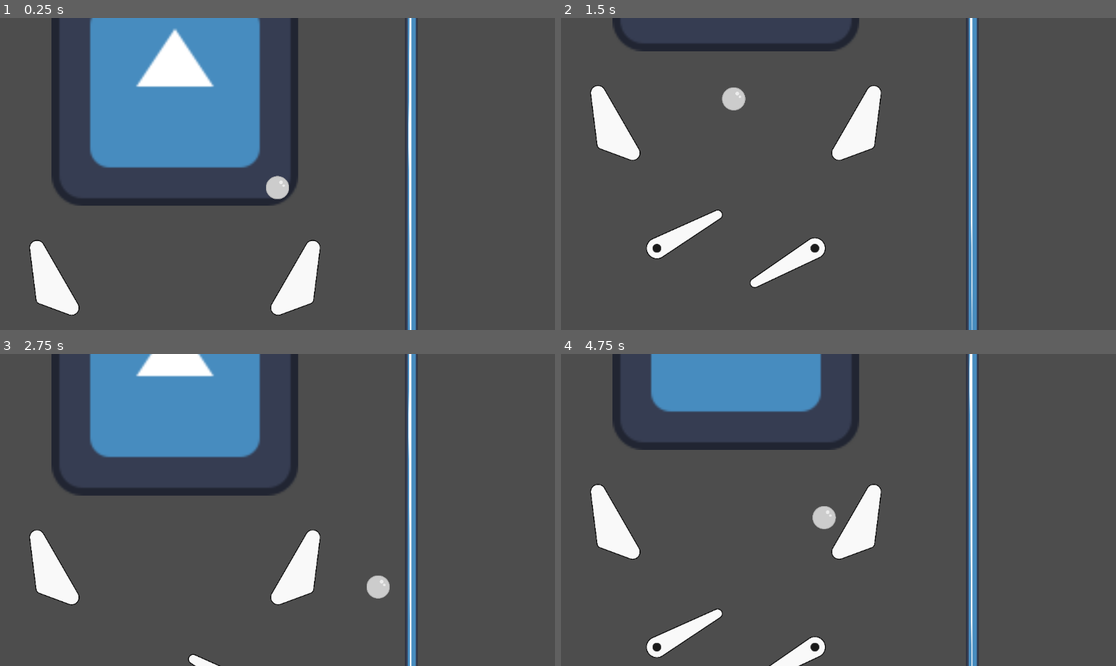
Above: before the commit, frames 1-4 (two rows, left to right).
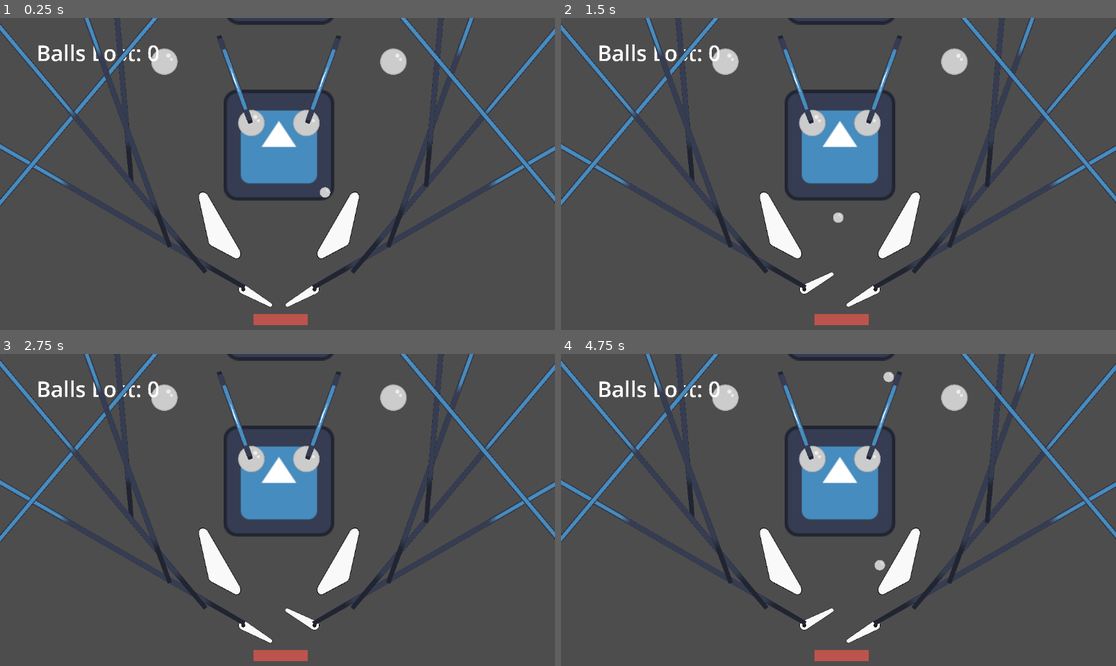
Above: after the commit, the same moments.

Repository: BradyMenswar/pinball-puzzle-game
Game: Godot game, scene res://Scenes/Main.tscn
The game is run twice, just before and just after one commit, with the same random seed, the same clock (stepped at 60 frames per second) and the same inputs. The engine's default icon, where the game draws it, is replaced by a stand-in: a white triangle on a blue panel in a dark square.
Inputs:
- Up to frame 1 (0.25 s): no input
- Up to frame 2 (1.5 s): hold D (paddle_right) 0.53-1.28 s; hold A (paddle_left) from 1.28 s (still down)
- Up to frame 3 (2.75 s): release A (paddle_left) at 2.03 s; hold D (paddle_right) from 2.03 s (still down)
- Up to frame 4 (4.75 s): release D (paddle_right) at 3.53 s; hold A (paddle_left) from 3.53 s (still down); tap Space (reset_ball) at 4.15 s

The runs differ from the first frame. In frame 1, 29% of the frame differs, in the area x 0-100%, y 0-100%; in frame 2, 17%; in frame 3, 26%; in frame 4, 22%.

Commit message:
Penis

Diff:
--- a/Scenes/Ball.tscn
+++ b/Scenes/Ball.tscn
@@ -11,11 +11,13 @@
 radius = 120.0
 
 [node name="Ball" type="RigidBody2D"]
+mass = 5.0
 physics_material_override = SubResource("PhysicsMaterial_ygdus")
 gravity_scale = 5.0
 center_of_mass_mode = 1
 lock_rotation = true
 script = ExtResource("1_atgge")
+max_speed = 10000
 
 [node name="Collision" type="CollisionShape2D" parent="."]
 position = Vector2(1, 1)
--- /dev/null
+++ b/Scenes/Edge.tscn
@@ -0,0 +1,22 @@
+[gd_scene load_steps=3 format=3 uid="uid://cw66awwf0s0xk"]
+
+[ext_resource type="Texture2D" uid="uid://djdj3r3cr7nuo" path="res://Assets/icon.svg" id="1_wy2n0"]
+
+[sub_resource type="RectangleShape2D" id="RectangleShape2D_in8pk"]
+size = Vector2(4915, 101)
+
+[node name="Node2D" type="Node2D"]
+
+[node name="Ground3" type="StaticBody2D" parent="."]
+position = Vector2(2454, -774)
+rotation = -1.5708
+scale = Vector2(6.24, 1)
+
+[node name="CollisionShape2D" type="CollisionShape2D" parent="Ground3"]
+position = Vector2(-118.749, -2451)
+shape = SubResource("RectangleShape2D_in8pk")
+
+[node name="Sprite2D" type="Sprite2D" parent="Ground3"]
+position = Vector2(-120.992, -2452)
+scale = Vector2(38.3672, 1)
+texture = ExtResource("1_wy2n0")
--- /dev/null
+++ b/Scenes/Killbox.tscn
@@ -0,0 +1,14 @@
+[gd_scene load_steps=2 format=3 uid="uid://eyn2u3q2pvk4"]
+
+[sub_resource type="RectangleShape2D" id="RectangleShape2D_mp8pi"]
+
+[node name="killbox" type="Node2D"]
+
+[node name="Area2D" type="Area2D" parent="."]
+scale = Vector2(70, 20)
+
+[node name="CollisionShape2D" type="CollisionShape2D" parent="Area2D"]
+scale = Vector2(2, 1)
+shape = SubResource("RectangleShape2D_mp8pi")
+one_way_collision_margin = 0.0
+debug_color = Color(0.935043, 0.177958, 0.464492, 0.42)
--- a/Scenes/Main.tscn
+++ b/Scenes/Main.tscn
@@ -1,39 +1,52 @@
-[gd_scene load_steps=7 format=3 uid="uid://bhq64j7giowbb"]
+[gd_scene load_steps=12 format=3 uid="uid://bhq64j7giowbb"]
 
 [ext_resource type="Texture2D" uid="uid://djdj3r3cr7nuo" path="res://Assets/icon.svg" id="1_8myqi"]
 [ext_resource type="PackedScene" uid="uid://cgdj2s264v52a" path="res://Scenes/Flipper.tscn" id="2_d17kv"]
 [ext_resource type="PackedScene" uid="uid://df0awtrgxf7y7" path="res://Scenes/Ball.tscn" id="3_5o10c"]
 [ext_resource type="PackedScene" uid="uid://dpsd7qnqbe3my" path="res://Scenes/circle_bouncer.tscn" id="4_7pdk3"]
 [ext_resource type="PackedScene" uid="uid://bcmo357nxw77a" path="res://Scenes/slingshot.tscn" id="5_hv756"]
+[ext_resource type="Script" path="res://Scripts/BallHandler.gd" id="5_ygwu0"]
+[ext_resource type="Script" path="res://Scripts/Killbox.gd" id="7_auw3e"]
+[ext_resource type="Script" path="res://Scripts/BallCount.gd" id="7_tppn5"]
+[ext_resource type="PackedScene" uid="uid://cw66awwf0s0xk" path="res://Scenes/Edge.tscn" id="9_vl3sy"]
 
-[sub_resource type="RectangleShape2D" id="RectangleShape2D_h4p6v"]
-size = Vector2(4915, 101)
+[sub_resource type="GDScript" id="GDScript_teahg"]
+script/source = "extends Node2D
+# Called when the node enters the scene tree for the first time.
 
-[node name="Node2D" type="Node2D"]
+signal change_ballcount
+var balls_lost = 0
+func _ready():
+	pass # Replace with function body.
 
-[node name="Ground2" type="StaticBody2D" parent="."]
-position = Vector2(-2431, -774)
-rotation = -1.5708
-scale = Vector2(6.32, 1)
 
-[node name="CollisionShape2D" type="CollisionShape2D" parent="Ground2"]
-shape = SubResource("RectangleShape2D_h4p6v")
+# Called every frame. 'delta' is the elapsed time since the previous frame.
+func _process(delta):
+	pass
 
-[node name="Sprite2D" type="Sprite2D" parent="Ground2"]
-scale = Vector2(38.3672, 1)
-texture = ExtResource("1_8myqi")
 
-[node name="Ground3" type="StaticBody2D" parent="."]
-position = Vector2(2454, -774)
-rotation = -1.5708
-scale = Vector2(6.24, 1)
+func _on_killbox_body_entered(body):
+	if body.has_method(\"is_ball\"):
+		body.queue_free()
+		balls_lost += 1
+		emit_signal(\"change_ballcount\",balls_lost)
 
-[node name="CollisionShape2D" type="CollisionShape2D" parent="Ground3"]
-shape = SubResource("RectangleShape2D_h4p6v")
+func _input(event):
+	if event.is_action_pressed(\"reset_ball\"):
+		#Should make a new ball scene, turn it into a node (instance) then make that node a child of main
+		var scene = load(\"res://Scenes/Ball.tscn\")
+		var instance = scene.instantiate()
+		#Attempting to move ball
+		instance.move_body(Vector2(1160, 0))
 
-[node name="Sprite2D" type="Sprite2D" parent="Ground3"]
-scale = Vector2(38.3672, 1)
-texture = ExtResource("1_8myqi")
+
+"
+
+[sub_resource type="RectangleShape2D" id="RectangleShape2D_wikol"]
+size = Vector2(1278, 271)
+
+[node name="Main" type="Node2D"]
+script = SubResource("GDScript_teahg")
 
 [node name="Flipper Left" parent="." instance=ExtResource("2_d17kv")]
 position = Vector2(-820, 2000)
@@ -42,15 +55,6 @@
 position = Vector2(820, 2000)
 scale = Vector2(-1, 1)
 is_right = true
-
-[node name="StaticBody2D" type="StaticBody2D" parent="."]
-
-[node name="CollisionPolygon2D" type="CollisionPolygon2D" parent="StaticBody2D"]
-position = Vector2(-185, -7871)
-polygon = PackedVector2Array(-2373, -614, -2230, -1093, -1894, -1654, -1378, -2006, -858, -2209, -325, -2282, 11, -2310, 495, -2269, 1190, -2095, 1560, -1857, 1963, -1534, 2280, -1188, 2457, -621, 3088, -599, -7, -3406, -2334, -1469)
-
-[node name="CollisionPolygon2D2" type="CollisionPolygon2D" parent="StaticBody2D"]
-polygon = PackedVector2Array(-879, 1866, -2440, 637, -801, 2961, 1597, 2964, 2682, 677, 879, 1866, 1111, 1862, 1025, 2234, 690, 2852, -629, 2841, -1201, 1862)
 
 [node name="Sprite2D" type="Sprite2D" parent="."]
 position = Vector2(1, -1327)
@@ -62,13 +66,67 @@
 scale = Vector2(20, 20)
 texture = ExtResource("1_8myqi")
 
-[node name="Ball" parent="." instance=ExtResource("3_5o10c")]
+[node name="CircleBouncer" parent="." instance=ExtResource("4_7pdk3")]
+position = Vector2(-634, -1838)
+scale = Vector2(0.75, 0.75)
+
+[node name="CircleBouncer2" parent="." instance=ExtResource("4_7pdk3")]
+position = Vector2(634, -1838)
+scale = Vector2(0.75, 0.75)
+
+[node name="CircleBouncer4" parent="." instance=ExtResource("4_7pdk3")]
+position = Vector2(-2641, -3254)
+scale = Vector2(0.75, 0.75)
+
+[node name="CircleBouncer5" parent="." instance=ExtResource("4_7pdk3")]
+position = Vector2(2641, -3254)
+scale = Vector2(0.75, 0.75)
+
+[node name="Slingshot" parent="." instance=ExtResource("5_hv756")]
+position = Vector2(-1500, 600)
+rotation = -0.523599
+scale = Vector2(1.5, 2)
+
+[node name="Slingshot2" parent="." instance=ExtResource("5_hv756")]
+position = Vector2(1500, 600)
+rotation = 0.523599
+scale = Vector2(-1.5, 2)
+
+[node name="BallHandler" type="Node2D" parent="."]
+script = ExtResource("5_ygwu0")
+
+[node name="Killbox" type="Area2D" parent="BallHandler"]
+script = ExtResource("7_auw3e")
+
+[node name="ColorRect" type="ColorRect" parent="BallHandler/Killbox"]
+offset_left = -592.0
+offset_top = 2572.0
+offset_right = 673.0
+offset_bottom = 2827.0
+color = Color(0.737492, 0.327653, 0.296651, 1)
+
+[node name="CollisionShape2D" type="CollisionShape2D" parent="BallHandler/Killbox"]
+position = Vector2(41, 2693)
+shape = SubResource("RectangleShape2D_wikol")
+
+[node name="Ballcount" type="Label" parent="BallHandler/Killbox"]
+offset_left = -5593.0
+offset_top = -3803.0
+offset_right = -2754.0
+offset_bottom = -3121.0
+theme_override_font_sizes/font_size = 500
+text = "Balls Lost: 0
+"
+script = ExtResource("7_tppn5")
+
+[node name="Ball" parent="BallHandler" instance=ExtResource("3_5o10c")]
+light_mask = 5
+visibility_layer = 5
 position = Vector2(1065, -379)
-mass = 5.0
-max_speed = 10000
 
-[node name="Camera2D" type="Camera2D" parent="Ball"]
-zoom = Vector2(0.2, 0.2)
+[node name="Camera2D" type="Camera2D" parent="."]
+position = Vector2(-32, -662)
+zoom = Vector2(0.09, 0.09)
 position_smoothing_enabled = true
 position_smoothing_speed = 2.5
 drag_horizontal_enabled = true
@@ -80,20 +138,59 @@
 editor_draw_limits = true
 editor_draw_drag_margin = true
 
-[node name="CircleBouncer" parent="." instance=ExtResource("4_7pdk3")]
-position = Vector2(-634, -2927)
+[node name="Ground" type="Node2D" parent="."]
 
-[node name="CircleBouncer2" parent="." instance=ExtResource("4_7pdk3")]
-position = Vector2(747, -2925)
+[node name="Ground1" parent="Ground" instance=ExtResource("9_vl3sy")]
+position = Vector2(14045, -5694)
+rotation = 1.0472
 
-[node name="CircleBouncer3" parent="." instance=ExtResource("4_7pdk3")]
-position = Vector2(43, -4036)
+[node name="Ground2" parent="Ground" instance=ExtResource("9_vl3sy")]
+position = Vector2(-14045, -5694)
+rotation = -1.0472
 
-[node name="Slingshot" parent="." instance=ExtResource("5_hv756")]
-position = Vector2(-1340, 750)
-rotation = -0.522531
+[node name="Ground3" parent="Ground" instance=ExtResource("9_vl3sy")]
+position = Vector2(11526, -10115)
+rotation = 0.698132
 
-[node name="Slingshot2" parent="." instance=ExtResource("5_hv756")]
-position = Vector2(1340, 750)
-rotation = 0.523599
-scale = Vector2(-1, 1)
+[node name="Ground5" parent="Ground" instance=ExtResource("9_vl3sy")]
+position = Vector2(7751, -13356)
+rotation = 0.349066
+
+[node name="Ground7" parent="Ground" instance=ExtResource("9_vl3sy")]
+position = Vector2(4727, -15612)
+rotation = 0.0872665
+
+[node name="Ground8" parent="Ground" instance=ExtResource("9_vl3sy")]
+position = Vector2(-4727, -15612)
+rotation = -0.0872665
+
+[node name="Ground10" parent="Ground" instance=ExtResource("9_vl3sy")]
+position = Vector2(0, -7664)
+rotation = -0.698132
+
+[node name="Ground11" parent="Ground" instance=ExtResource("9_vl3sy")]
+position = Vector2(0, -7664)
+rotation = 0.698132
+
+[node name="Ground4" parent="Ground" instance=ExtResource("9_vl3sy")]
+position = Vector2(-11526, -10115)
+rotation = -0.698132
+
+[node name="Ground6" parent="Ground" instance=ExtResource("9_vl3sy")]
+position = Vector2(-7751, -13356)
+rotation = -0.349066
+
+[node name="Wall 1" parent="Ground" instance=ExtResource("9_vl3sy")]
+position = Vector2(1018, -2842)
+rotation = 0.349066
+scale = Vector2(1, 0.07)
+
+[node name="Wall 2" parent="Ground" instance=ExtResource("9_vl3sy")]
+position = Vector2(-1018, -2842)
+rotation = -0.349066
+scale = Vector2(1, 0.07)
+
+[connection signal="change_ballcount" from="." to="BallHandler/Killbox/Ballcount" method="_on_main_change_ballcount"]
+[connection signal="body_entered" from="BallHandler/Killbox" to="." method="_on_killbox_body_entered"]
+[connection signal="body_entered" from="BallHandler/Killbox" to="BallHandler/Killbox" method="_on_body_entered"]
+[connection signal="change_ballcount" from="BallHandler/Killbox" to="BallHandler/Killbox/Ballcount" method="_on_killbox_change_ballcount"]
--- a/Scenes/circle_bouncer.tscn
+++ b/Scenes/circle_bouncer.tscn
@@ -4,7 +4,7 @@
 [ext_resource type="PackedScene" uid="uid://dlfk6rvat8jqv" path="res://Scenes/bounce_component.tscn" id="2_nwk84"]
 
 [sub_resource type="CircleShape2D" id="CircleShape2D_fjoc2"]
-radius = 403.3
+radius = 405.005
 
 [node name="CircleBouncer" type="Node2D"]
 
--- a/Scripts/Ball.gd
+++ b/Scripts/Ball.gd
@@ -3,11 +3,6 @@
 var reset_state = false
 var reset_location
 @export var max_speed = 100
-
-
-func _input(event):
-	if event.is_action_pressed("reset_ball"):
-		move_body(Vector2(1160, 0))
 
 func _integrate_forces(state):
 	if reset_state:
@@ -23,3 +18,7 @@
 func move_body(target_location: Vector2):
 	reset_location = target_location
 	reset_state = true
+
+#Used in main.gd for killbox confirmation
+func is_ball():
+	pass
--- /dev/null
+++ b/Scripts/BallCount.gd
@@ -0,0 +1,16 @@
+extends Label
+
+
+# Called when the node enters the scene tree for the first time.
+func _ready():
+	pass # Replace with function body.
+
+
+# Called every frame. 'delta' is the elapsed time since the previous frame.
+func _process(delta):
+	pass
+
+#Updates Ball Count
+func _on_killbox_change_ballcount(ballcount):
+	text = "Balls Lost: " + str(ballcount)
+	pass # Replace with function body.
--- /dev/null
+++ b/Scripts/BallHandler.gd
@@ -0,0 +1,20 @@
+extends Node2D
+
+func _input(event):
+
+	if event.is_action_pressed("reset_ball"):
+		#Should make a new ball scene, turn it into a node (instance) then make that node a child of main
+		var scene = load("res://Scenes/Ball.tscn")
+		var instance = scene.instantiate()
+		add_child(instance)
+		#Attempting to move ball
+		instance.move_body(Vector2(1160, 0))
+
+# Called when the node enters the scene tree for the first time.
+func _ready():
+	pass # Replace with function body.
+
+
+# Called every frame. 'delta' is the elapsed time since the previous frame.
+func _process(delta):
+	pass
--- /dev/null
+++ b/Scripts/Killbox.gd
@@ -0,0 +1,20 @@
+extends Area2D
+
+signal change_ballcount
+var balls_lost = 0
+
+# Called when the node enters the scene tree for the first time.
+func _ready():
+	pass # Replace with function body.
+
+
+# Called every frame. 'delta' is the elapsed time since the previous frame.
+func _process(delta):
+	pass
+
+
+func _on_body_entered(body):
+	if body.has_method("is_ball"):
+		body.queue_free()
+		balls_lost += 1
+		emit_signal("change_ballcount",balls_lost)
